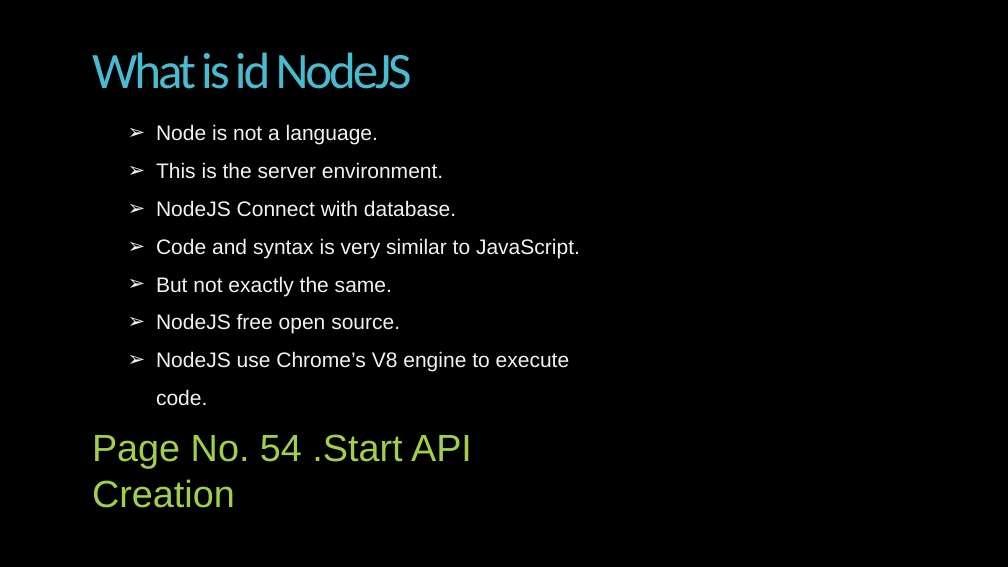
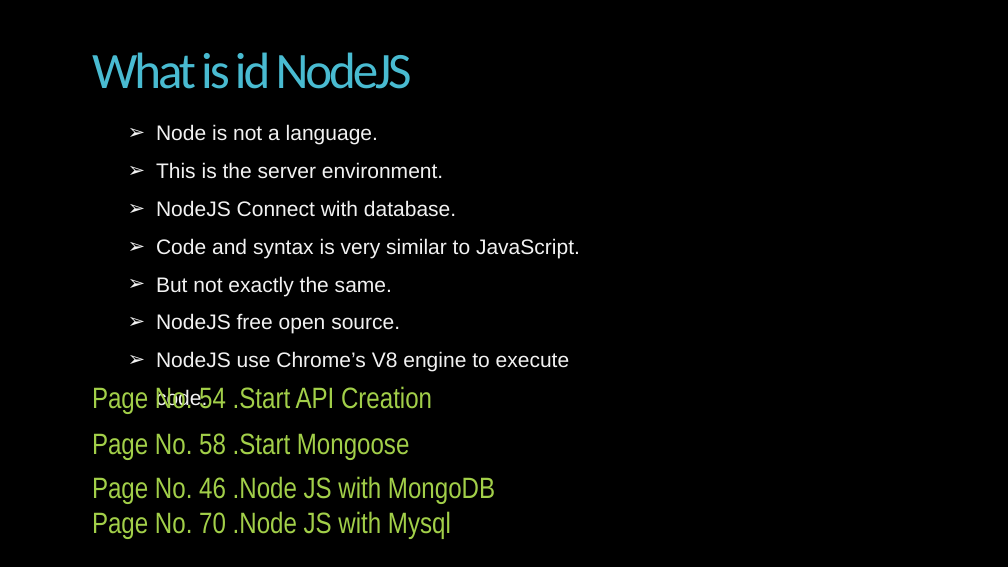
Before and after one commit to Alok2565/nodejs-tut2024, a slide deck: slide 1 of backup_code/NodeJS-full tutorila.pptx. Drawn at 1008x567 pixels with LibreOffice and Linux fonts; fonts in the diff are those of the drawing; background and template pictures are left out. Boxes give left, top, right and bottom in pixels: in the first picture for what was removed or moved away, otherwise in the second. Text is boxed around its words. In the diff, an @@ line names an element or a change of style, - is before the commit and + after.

Commit message:
Mysql connection and working with node JS API

```diff
--- a/backup_code/NodeJS-full tutorila.pptx
+++ b/backup_code/NodeJS-full tutorila.pptx
@@ text "Page No. 54 .Start API ..." moved from (x1=92, y1=434, x2=472, y2=508) to (x1=199, y1=386, x2=432, y2=409) @@
@@ text "Page No. 54 .Start API ..." at (x1=199, y1=386, x2=432, y2=409): size 36 to 28 pt, font Arial to Arial Narrow @@
@@ text added at (x1=92, y1=433, x2=410, y2=459), 28 pt, text #A2CF49 @@
+Page No. 58 .Start Mongoose
@@ text added at (x1=92, y1=476, x2=495, y2=538), 28 pt, text #A2CF49 @@
+Page No. 46 .Node JS with MongoDB
+Page No. 70 .Node JS with Mysql
```
Also in this commit, not shown: 17 slides added, 5 other files.
